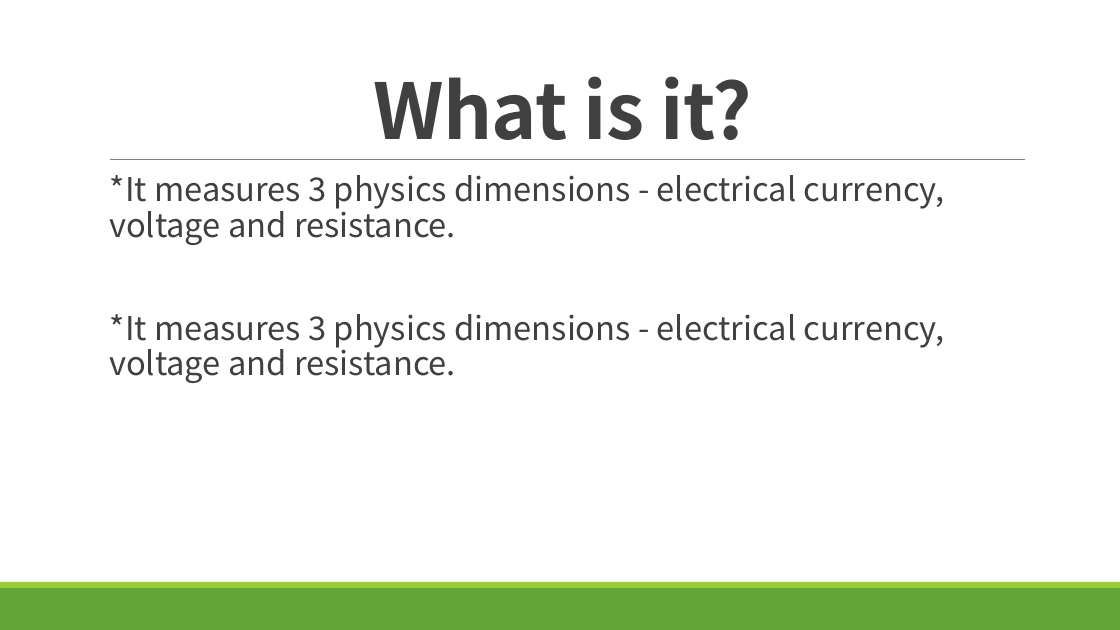
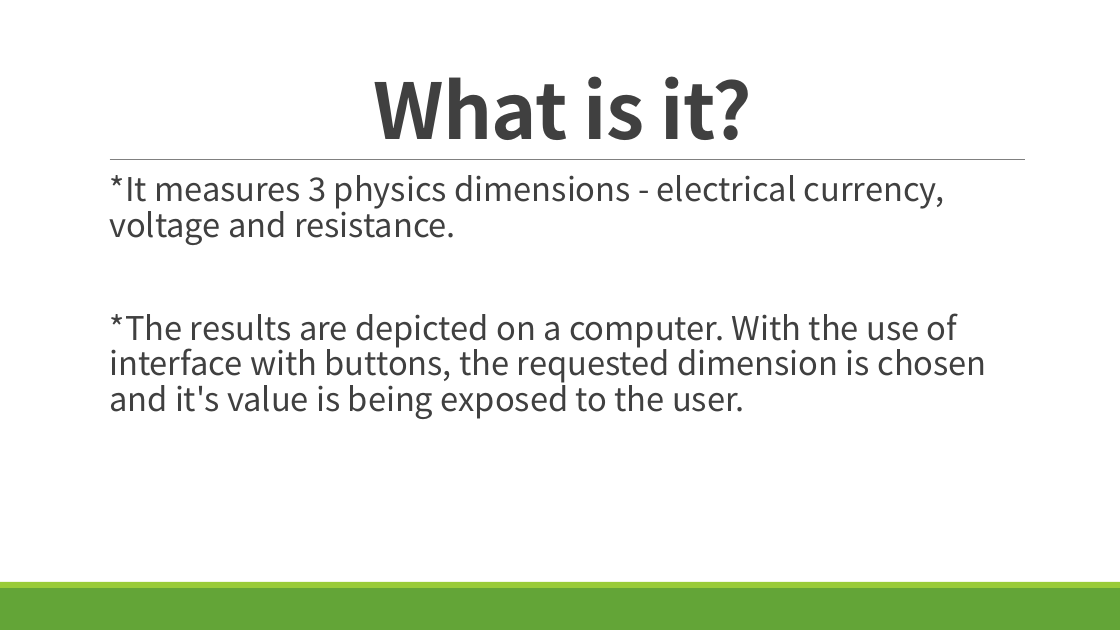
Before and after one commit to UKTC-Robotics/NOIT-Desi-i-Mimeto, a slide deck: slide 2 of based measuring device.pptx. Drawn at 1120x630 pixels with LibreOffice and Linux fonts; fonts in the diff are those of the drawing. Boxes give left, top, right and bottom in pixels: in the first picture for what was removed or moved away, otherwise in the second. Text is boxed around its words. In the diff, an @@ line names an element or a change of style, - is before the commit and + after.

Commit message:
computer- based measuring device (prezentaciq)
поправени са грешки

```diff
--- a/based measuring device.pptx
+++ b/based measuring device.pptx
@@ text at (109,313,986,419): text changed @@
-  *It measures 3 physics dimensions - electrical currency, voltage and resistance.
+  *The results are depicted on a computer. With the use of interface with buttons, the requested dimension is chosen and it's value is being exposed to the user.
```
Also in this commit, not shown: 2 other slides changed.
